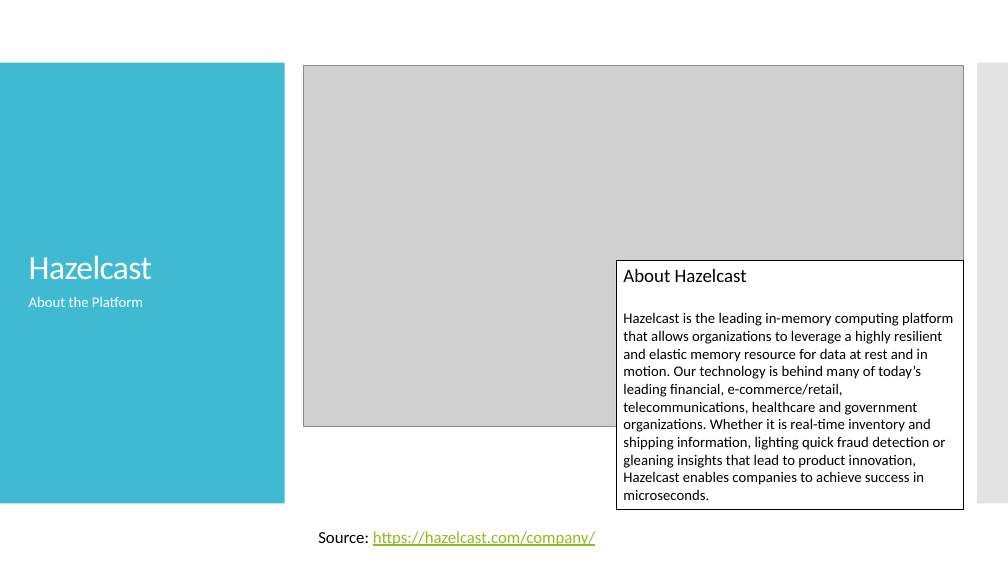
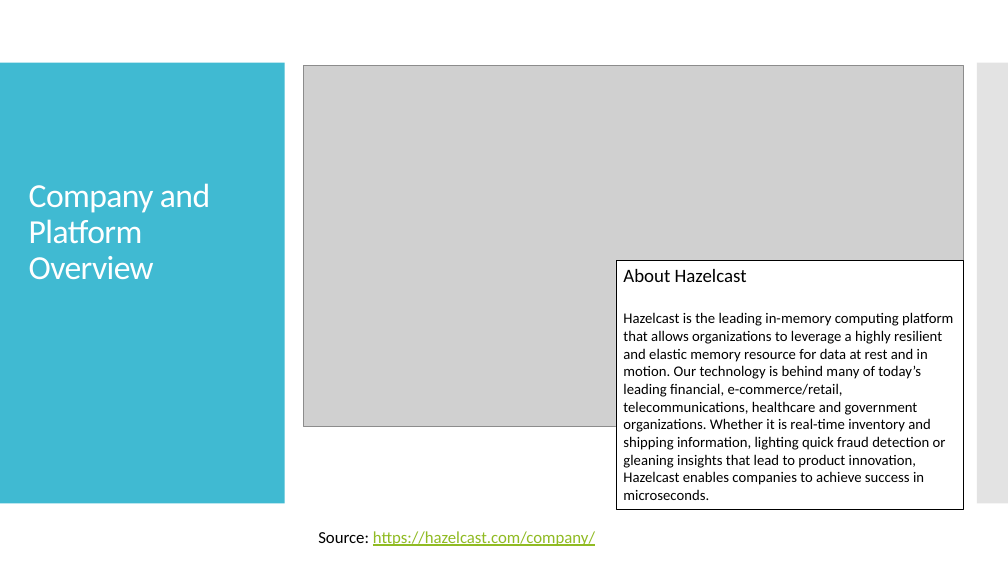
Before and after one commit to wrmay/hazelcast-monitoring-and-control-demo, a slide deck: slide 6 of Solution Overview.pptx (slide 7 before the commit). Drawn at 1008x567 pixels with LibreOffice and Linux fonts; fonts in the diff are those of the drawing; grey boxes stand for pictures. Boxes give left, top, right and bottom in pixels: in the first picture for what was removed or moved away, otherwise in the second. Text is boxed around its words. In the diff, an @@ line names an element or a change of style, - is before the commit and + after.

```diff
--- a/Solution Overview.pptx
+++ b/Solution Overview.pptx
@@ title at <box>29,183,210,279</box>: text changed @@
-Hazelcast
+Company and Platform Overview
@@ text removed at <box>29,297,143,307</box> @@
-About the Platform
```
Also in this commit, not shown: 4 other slides changed, 8 slides added, 4 slides removed, 9 other files.
